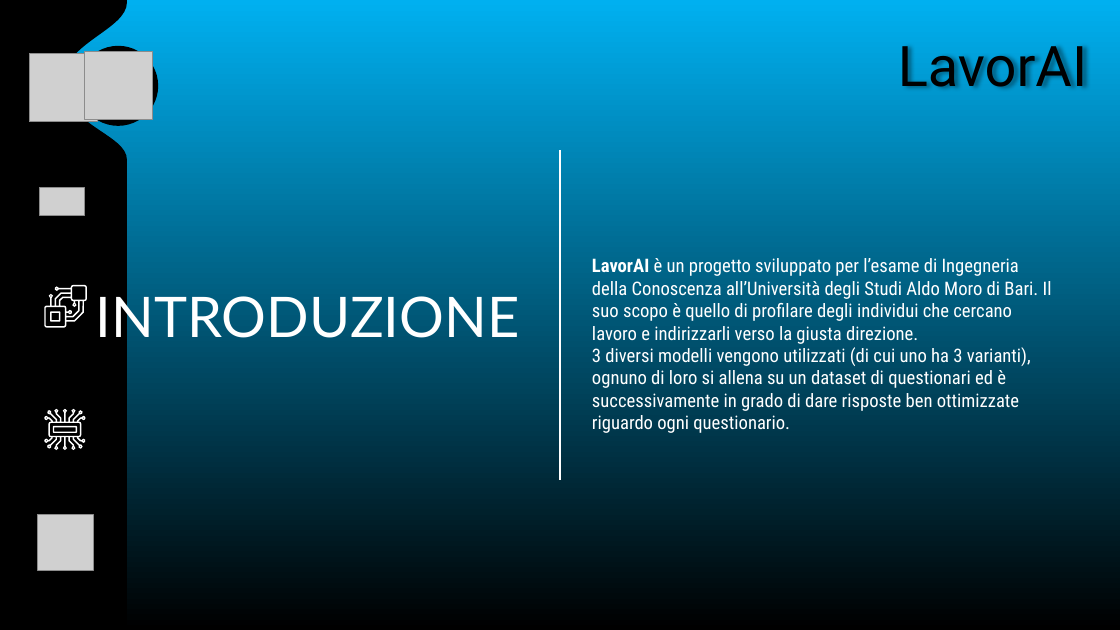
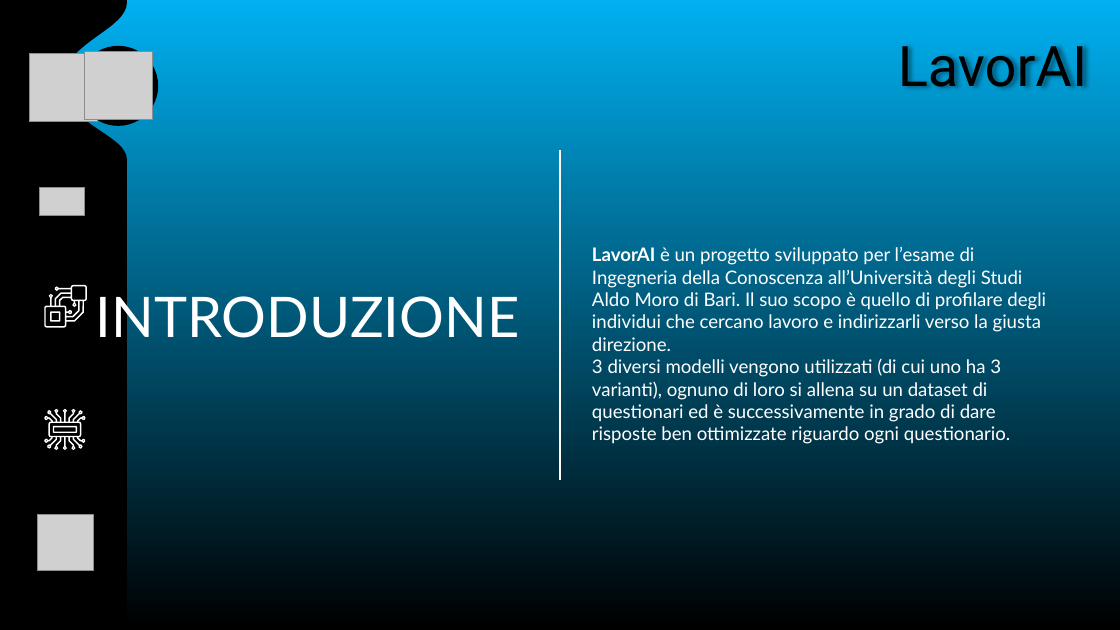
Before and after one commit to 0Franky/LavorAI, a slide deck: slide 2 of docs/Presentazione_LavorAI.pptx. Drawn at 1120x630 pixels with LibreOffice and Linux fonts; fonts in the diff are those of the drawing; grey boxes stand for pictures; background and template pictures are left out. Boxes give left, top, right and bottom in pixels: in the first picture for what was removed or moved away, otherwise in the second. Text is boxed around its words. In the diff, an @@ line names an element or a change of style, - is before the commit and + after.

```diff
--- a/docs/Presentazione_LavorAI.pptx
+++ b/docs/Presentazione_LavorAI.pptx
@@ text "LavorAI è un progetto sviluppato ..." at bbox=[592, 247, 1046, 444]: font Roboto Condensed to Lato @@
```
Also in this commit, not shown: 2 other slides changed.
